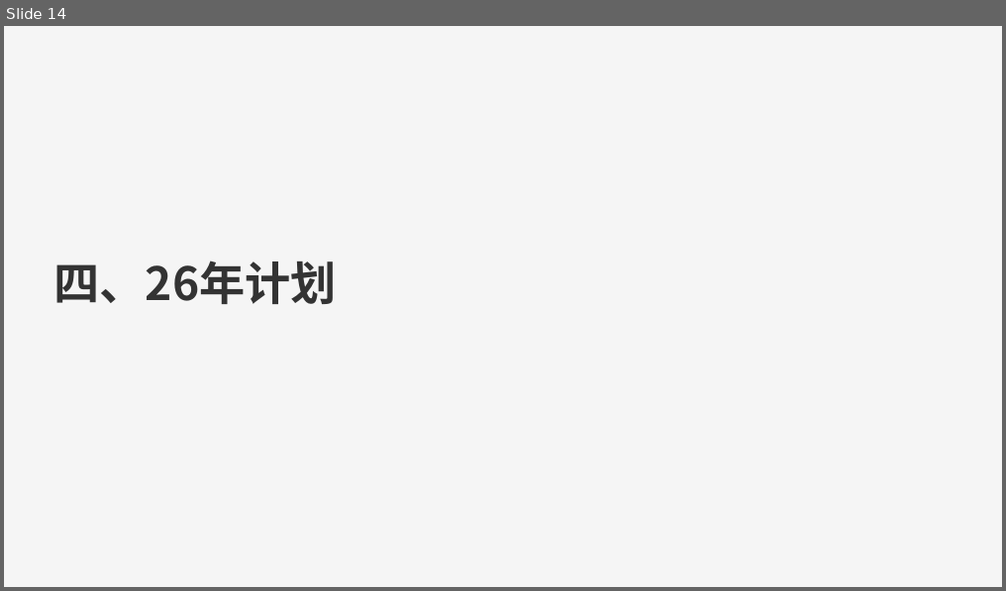
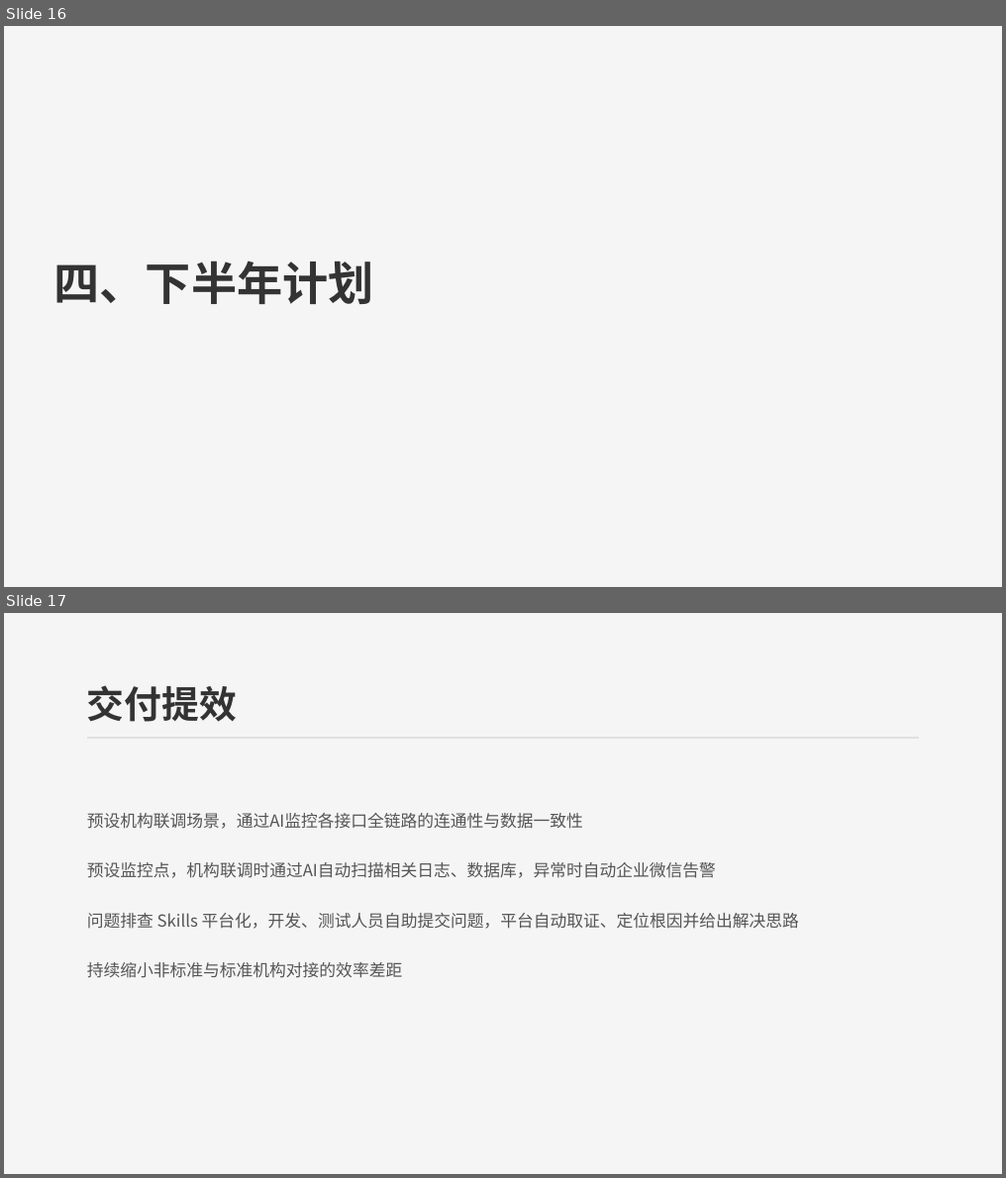
Before and after one commit to 543229143/ai_study, a slide deck: 26/2026年中汇报-研发部-账务组-赵鑫.pptx. Shown one above the other, each under a label of ours: slide 14 before the commit, slides 16 and 17 after it. The pictures are 1006x591 and 1006x1178 pixels, drawn with LibreOffice and Linux fonts; fonts in the diff are those of the drawing. Boxes give left, top, right and bottom in pixels: in the first picture for what was removed or moved away, otherwise in the second. Text is boxed around its words. In the diff, an @@ line names an element or a change of style, - is before the commit and + after.

```diff
--- a/26/2026年中汇报-研发部-账务组-赵鑫.pptx
+++ b/26/2026年中汇报-研发部-账务组-赵鑫.pptx
@@ slide 17 added at bbox=[4, 613, 1002, 1174], background #F5F5F5 @@
@@ text added at bbox=[87, 685, 237, 722], 36 pt, text #333333, bold @@
+交付提效
@@ line added from (87, 738) to (919, 738), #E0E0E0 1 pt @@
@@ text added at bbox=[87, 813, 799, 978], 16 pt, text #555555 @@
+预设机构联调场景，通过AI监控各接口全链路的连通性与数据一致性
+预设监控点，机构联调时通过AI自动扫描相关日志、数据库，异常时自动企业微信告警
+问题排查 Skills 平台化，开发、测试人员自助提交问题，平台自动取证、定位根因并给出解决思路
+持续缩小非标准与标准机构对接的效率差距
@@ what was slide 14 is now slide 16 @@
@@ slide 16 changed as well @@
@@ text at bbox=[54, 261, 373, 304]: text changed @@
-四、26年计划
+四、下半年计划
```
Also in this commit, not shown: 6 other slides changed, 12 other slides added, 11 slides removed, 5 other files.
